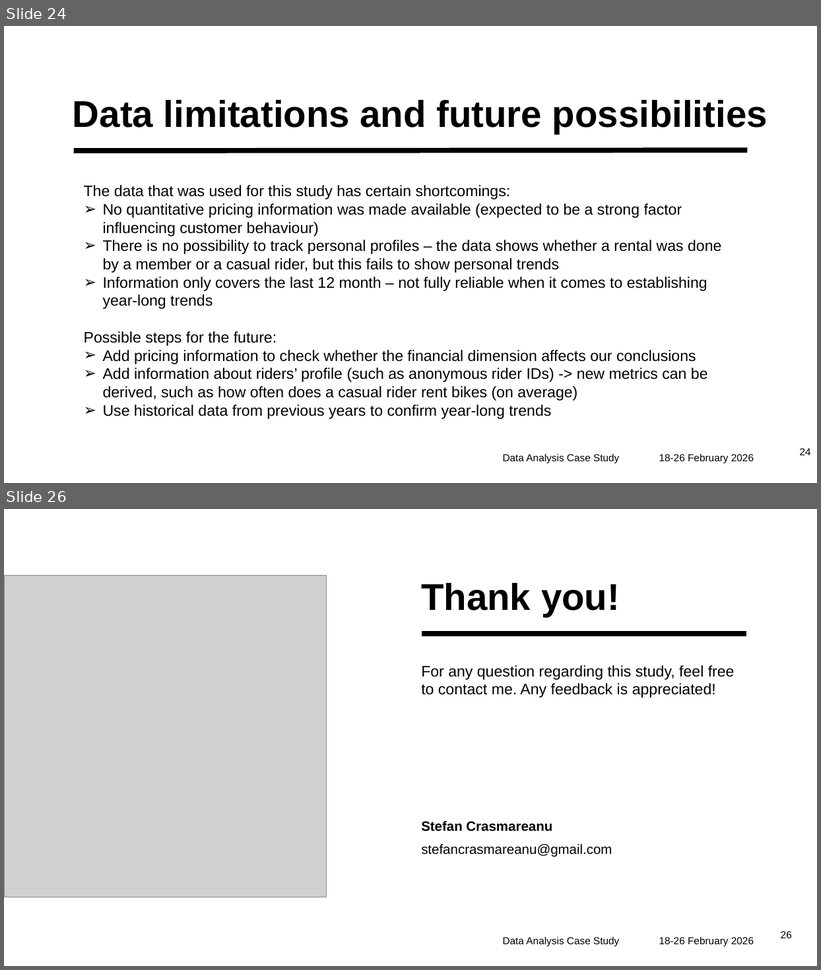
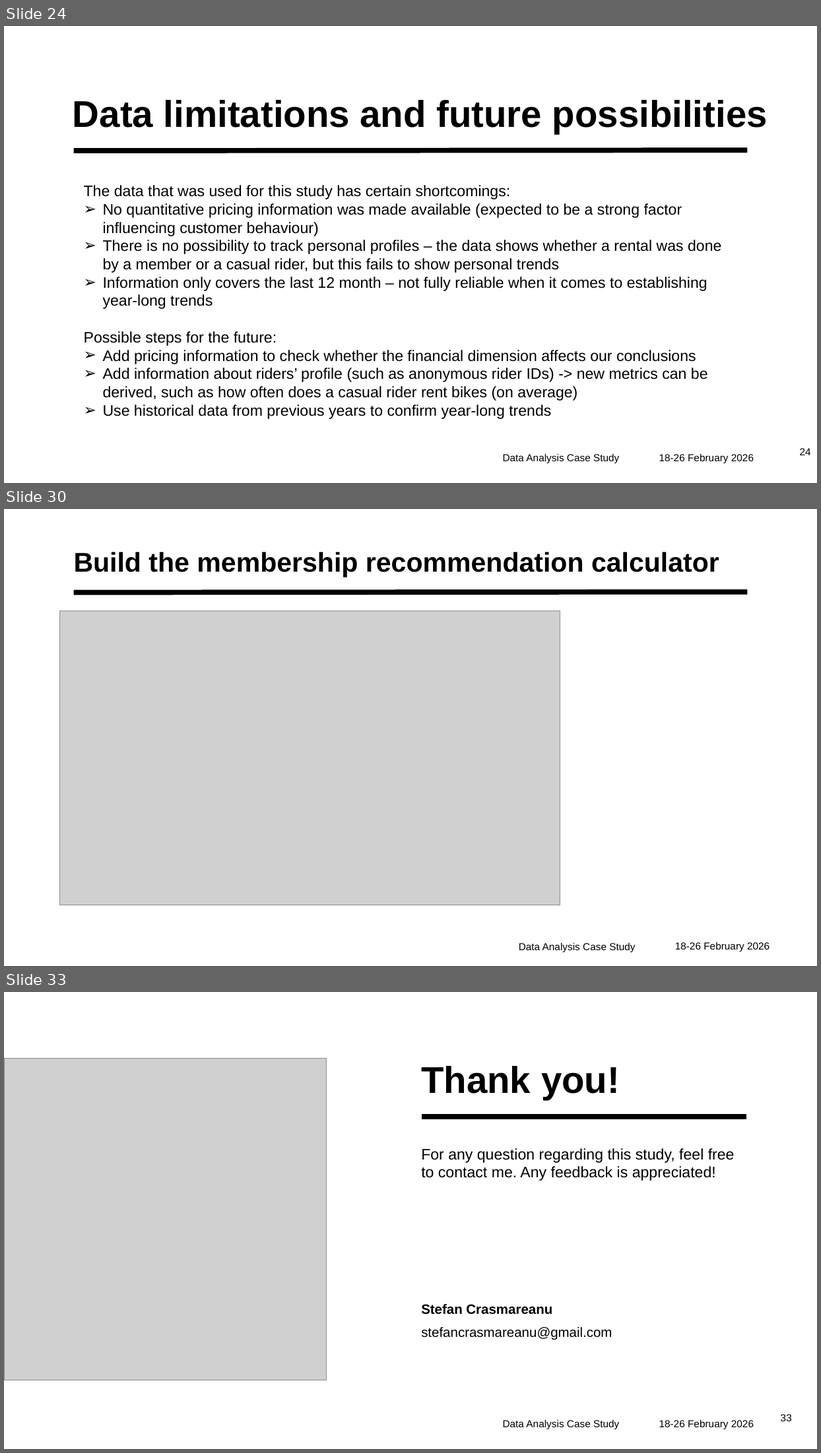
Before and after one commit to stefancrasmareanu-a11y/Case_study_bike_sharing_company, a slide deck: CaseStudy_Data_analysis_for_bike_sharing_company.pptx. Shown one above the other, each under a label of ours: slides 24 and 26 before the commit, slides 24, 30 and 33 after it; the slides between them are not shown. The pictures are 821x970 and 821x1453 pixels, drawn with LibreOffice and Linux fonts; fonts in the diff are those of the drawing; grey boxes stand for pictures. Boxes give left, top, right and bottom in pixels: in the first picture for what was removed or moved away, otherwise in the second. Text is boxed around its words. In the diff, an @@ line names an element or a change of style, - is before the commit and + after.

```diff
--- a/CaseStudy_Data_analysis_for_bike_sharing_company.pptx
+++ b/CaseStudy_Data_analysis_for_bike_sharing_company.pptx
@@ slide 30 added at bbox=[4, 509, 817, 966], background #FFFFFF @@
@@ title added at bbox=[74, 552, 719, 577], 32 pt, text #000000, bold @@
+Build the membership recommendation calculator
@@ line added from (73, 593) to (748, 592), #000000 6 pt @@
@@ picture added at bbox=[59, 611, 560, 906] @@
@@ text added at bbox=[519, 943, 635, 953], 12 pt, text #000000 @@
+Data Analysis Case Study
@@ text added at bbox=[675, 943, 770, 953], 12 pt, text #000000 @@
+18-26 February 2026
@@ what was slide 26 is now slide 33 @@
@@ page number at bbox=[781, 1414, 792, 1422]: text changed @@
-26
+33
```
Also in this commit, not shown: 2 slides changed, 6 other slides added.
